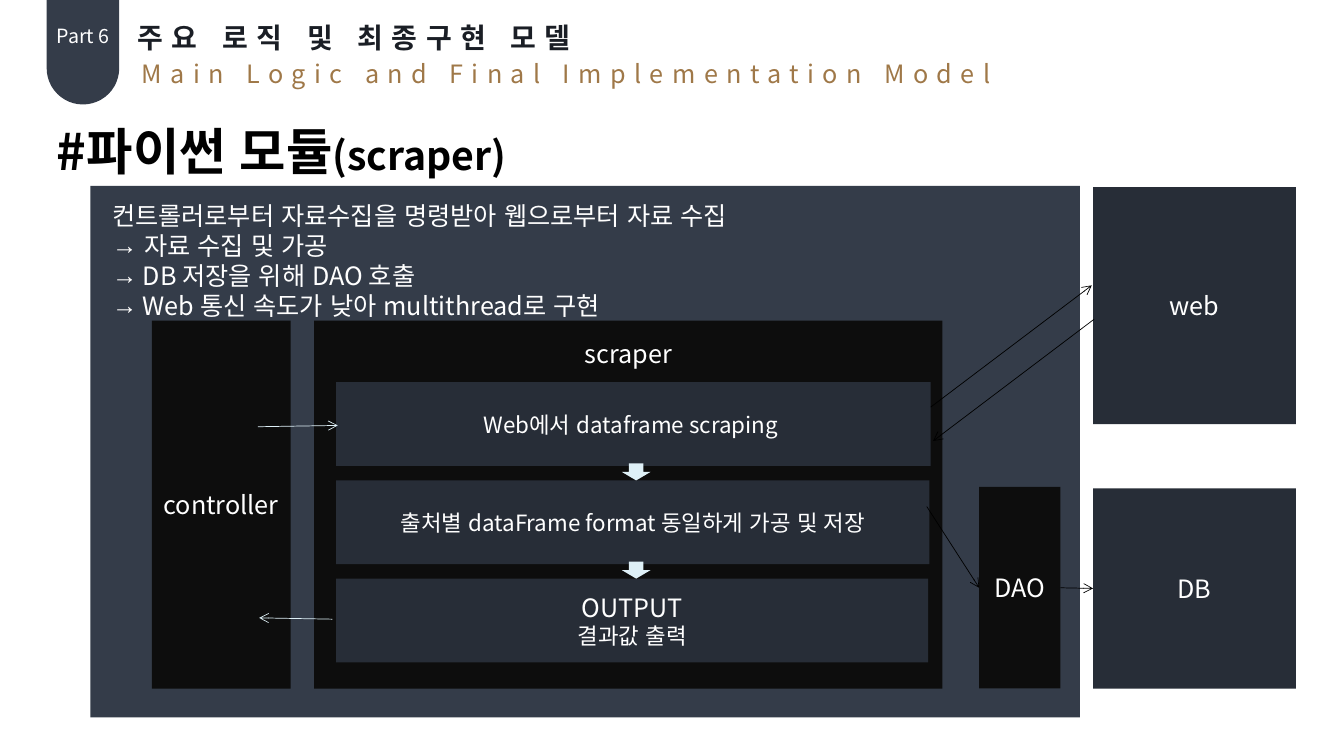
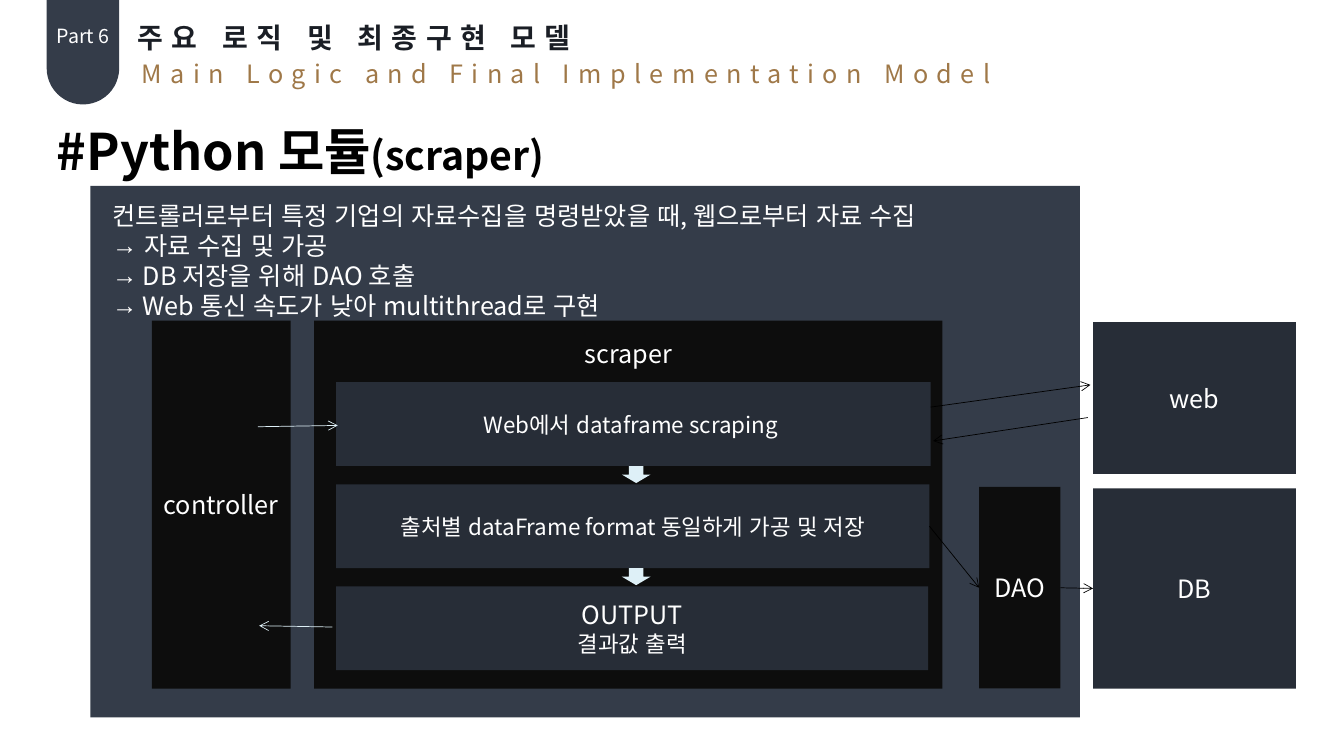
Before and after one commit to Hoonys101/bigdata, a slide deck: slide 30 of 최종.pptx (slide 27 before the commit). Drawn at 1344x756 pixels with LibreOffice and Linux fonts; fonts in the diff are those of the drawing. Boxes give left, top, right and bottom in pixels: in the first picture for what was removed or moved away, otherwise in the second. Text is boxed around its words. In the diff, an @@ line names an element or a change of style, - is before the commit and + after.

Commit message:
발표자료 최종본
발표자료임.

```diff
--- a/최종.pptx
+++ b/최종.pptx
@@ text at bbox=[57, 129, 545, 182]: text changed; size 28 to 36 pt @@
-#파이썬 모듈(scraper)
+#Python 모듈(scraper)
@@ text at bbox=[112, 204, 916, 230]: text changed @@
-컨트롤러로부터 자료수집을 명령받아 웹으로부터 자료 수집
+컨트롤러로부터 특정 기업의 자료수집을 명령받았을 때, 웹으로부터 자료 수집
@@ rectangle "web": place and size @@
-rectangle "web" at bbox=[1093, 188, 1296, 424]
+rectangle "web" at bbox=[1093, 322, 1296, 474]
@@ arrow moved from (931, 407) - (1092, 285) to (931, 407) - (1091, 385) @@
@@ arrow moved from (934, 441) - (1094, 320) to (934, 441) - (1088, 417) @@
@@ rectangle "출처별 dataFrame format 동일하게 가공 ...": place and size @@
-rectangle "출처별 dataFrame format 동일하게 가공 ..." at bbox=[336, 481, 930, 565]
+rectangle "출처별 dataFrame format 동일하게 가공 ..." at bbox=[336, 485, 930, 569]
@@ arrow moved from (927, 507) - (979, 588) to (930, 526) - (979, 588) @@
@@ down arrow: place and size @@
-down arrow at bbox=[622, 562, 651, 579]
+down arrow at bbox=[622, 569, 651, 586]
@@ rectangle "OUTPUT": place and size @@
-rectangle "OUTPUT" at bbox=[336, 579, 928, 662]
+rectangle "OUTPUT" at bbox=[336, 587, 928, 670]
@@ arrow moved from (333, 619) - (259, 618) to (333, 627) - (259, 626) @@
```
Also in this commit, not shown: 32 other slides changed, 3 slides added.
